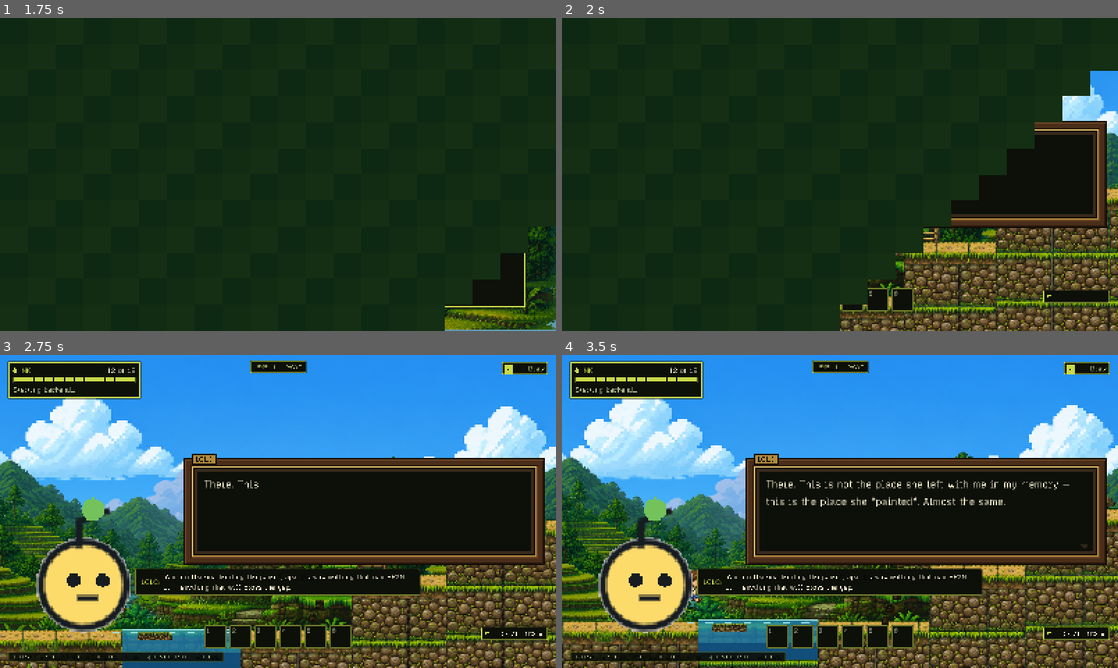
Above: before the commit, frames 1-4 (two rows, left to right).
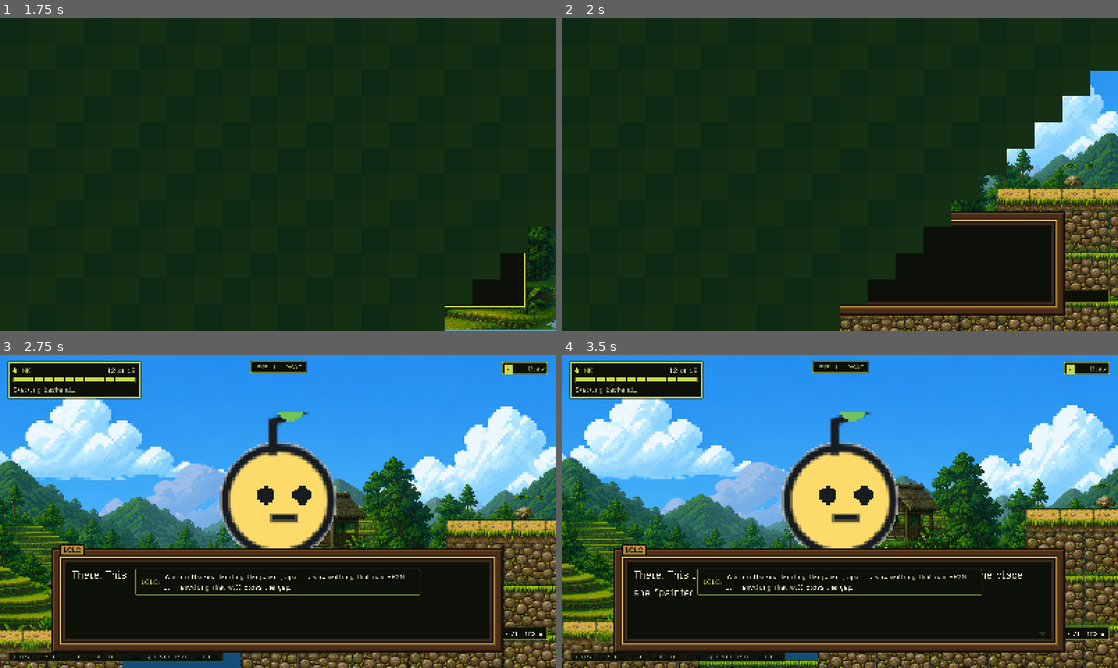
Above: after the commit, the same moments.

Repository: hyuuuan/OBRA
Game: Godot game, scene res://ui/main_menu.tscn
The game is run twice, just before and just after one commit, with the same random seed, the same clock (stepped at 60 frames per second) and the same inputs.
Inputs (mouse positions are in pixels of both pictures, inside the frame that each line leads up to):
- Up to frame 1 (1.75 s): click "PLAY" at 0.5 s; click "LEVEL 1" at 1.25 s
- Up to frame 2 (2 s): no input
- Up to frame 3 (2.75 s): tap R (redraw) at 2 s; move the mouse to (400, 495) at 2.02 s; hold D (move_right) from 2.03 s (still down); hold Space (jump) from 2.03 s (still down); click (400, 495) at 2.17 s
- Up to frame 4 (3.5 s): release D (move_right) at 2.75 s; release Space (jump) at 2.75 s; drag from (728, 527) to (745, 649) at 2.77 s

Frame 1 is identical in both runs. In frame 2, 14% of the frame differs, in the area x 50-98%, y 32-96%; in frame 3, 37%, in the area x 6-98%, y 18-100%; in frame 4, 37%.

Commit message:
Face at the top, words at the bottom
The portrait and the box were fighting for the middle of the screen and both
losing. The box was centred and biased sideways to get off the speaker; the speaker
was a full figure standing on the bottom edge, which put their head in the middle
of the screen -- exactly where the reader's eye travels between the face and the
text.

They are one object now. The bust stands on the box's top rail and the box runs the
full width along the bottom, so the face is at the top of the screen, the words are
at the bottom, and the path between them is clear.

Half the body rather than all of it, which reverses the last change and for a
reason that only appears in this arrangement: a bust needs its cut line to hide
behind something, and when the box sat BESIDE the portrait there was nothing there
-- it read as a character sawn in half. Under it, the box's own rail is the shelf
the bust stands on.

Two things go away with the old layout rather than being kept for their own sake.
The box's horizontal bias existed only to get off the speaker, and nothing is
behind it now. The Callable that told it where a speaker was on screen existed only
to feed that bias.

The assertion moved with them. "The box sits away from whoever is talking" is no
longer a property of anything; what matters now is that the face is entirely above
the box, which is what breaks if the portrait ever slides down into the text.
Mutation-tested by sinking the bust into the rail.

Diff:
--- a/game/scripts/dialogue_box.gd
+++ b/game/scripts/dialogue_box.gd
@@ -11,10 +11,11 @@
 ## Presented the way a console RPG presents it, because those conventions are load-bearing
 ## and players already know them:
 ##
-##   * ONE PLACE. The middle of the screen, always, so the eye never hunts for it. It does
-##     cover the ground the player is standing on while it is up -- that is the trade for
-##     putting the story where the story belongs, and it is why a line with a duration
-##     clears itself.
+##   * ONE PLACE. Across the bottom, always, with the speaker's bust standing above it.
+##     The two together are the shot: a face at the top of the screen and the words at the
+##     bottom, which is the arrangement every game that leans on dialogue arrives at,
+##     because it leaves the middle of the screen -- where the reader's eye travels
+##     between the two -- clear.
 ##   * ONE SIZE, and a generous one. A fixed box whatever the line: one that resizes per
 ##     line makes the reader re-find the first word every time.
 ##   * TYPED OUT. Text arrives at a readable rate rather than appearing whole. This is
@@ -48,20 +49,11 @@
 ## whatever the line -- a box that grows and shrinks per line makes the reader re-find the
 ## first word every time, and Payyo's script runs from "Here." to a full sentence about the
 ## Spanish burning the lowlands.
-const BOX := Vector2(1040.0, 310.0)
-## How far the box slides off centre to get out of the speaker's way.
-##
-## The box is 1040 wide on a 1600 screen, so there are 280 pixels of slack either side and
-## this spends most of them. Centred, it covered whoever was talking -- which defeats the
-## camera pushing in on them in the first place.
-const BIAS := 250.0
-## Kept clear at the screen edge, so the biased box never looks like it fell off.
-const EDGE_MARGIN := 30.0
-
-## Answers "which node is this speaker?", so the box can find out where they are on screen
-## without knowing anything about the level. Set by GameLevel.
-var subject_resolver: Callable = Callable()
-
+## Wide and low. It no longer has to leave room beside itself for the speaker, because the
+## speaker is above it now rather than behind it, so it can have the whole width.
+const BOX := Vector2(1300.0, 300.0)
+## How far the bottom of the box sits above the bottom of the screen.
+const LIFT := 44.0
 ## Reserved along the bottom of the canvas for the advance arrow, so the last line of a
 ## full paragraph does not run underneath it.
 const ARROW_GUTTER := 26.0
@@ -84,8 +76,6 @@
 var _shown := 0.0
 var _hold := 0.0
 var _blink := 0.0
-## Which way this line's box is shifted, in pixels. Positive is right.
-var _bias := 0.0
 ## True while a queued beat is being read. A hint shown with show_line() alone does not
 ## stop the world; a conversation does.
 var _blocking := false
@@ -216,9 +206,7 @@
 	# Settled once per line rather than followed per frame. The camera is still easing in
 	# while the first characters arrive, and a box that slid around under the text as it
 	# typed would be worse than one that covered the speaker.
-	_bias = _bias_for(speaker)
-	# The portrait takes the side the box just gave up.
-	_portrait.show_for(speaker, -1.0 if _bias > 0.0 else 1.0)
+	_portrait.show_for(speaker)
 	_arrow.visible = false
 	set_process(true)
 	if not visible:
@@ -272,9 +260,14 @@
 	return _full
 
 
-## Where the frame actually ended up, so a test can ask whether it got out of the way.
+## Where the frame actually ended up, so a test can ask how it sits against the portrait.
 func frame_rect() -> Rect2:
 	return Rect2(_frame.position, _frame.size)
+
+
+## Where the speaker's bust ended up.
+func portrait_rect() -> Rect2:
+	return _portrait.bust_rect()
 
 
 func is_typing() -> bool:
@@ -358,29 +351,13 @@
 func _relayout() -> void:
 	var view := get_viewport_rect().size
 	_frame.size = BOX
-	var centred := (view - BOX) * 0.5
-	var x := clampf(centred.x + _bias, EDGE_MARGIN, view.x - BOX.x - EDGE_MARGIN)
-	_frame.position = Vector2(floorf(x), floorf(centred.y))
+	_frame.position = Vector2(
+		floorf((view.x - BOX.x) * 0.5), floorf(view.y - LIFT - BOX.y))
 	# On the top rail, indented from the corner boss so it does not sit on the joint.
 	_speaker_tab.position = Vector2(UNIT * 6.0, -UNIT * 2.5)
 	_speaker_tab.size = _speaker_tab.get_combined_minimum_size()
 	var pad := UIFrame.inset_for(UNIT) + 16.0
 	_arrow.position = Vector2(BOX.x - pad - _arrow.size.x, BOX.y - pad - 4.0)
-
-
-## Which side to sit on: away from the speaker, so the push-in has something to show.
-##
-## Measured in SCREEN space rather than world space, because that is the question being
-## asked -- the camera has already moved and zoomed by the time this runs, and a world
-## coordinate says nothing about which half of the screen someone ended up in.
-func _bias_for(speaker: String) -> float:
-	if speaker.is_empty() or not subject_resolver.is_valid():
-		return 0.0
-	var subject := subject_resolver.call(speaker) as Node2D
-	if subject == null or not is_instance_valid(subject):
-		return 0.0
-	var on_screen := subject.get_global_transform_with_canvas().origin.x
-	return BIAS if on_screen < get_viewport_rect().size.x * 0.5 else -BIAS
 
 
 func _tab_style() -> StyleBoxFlat:
--- a/game/scripts/dialogue_portrait.gd
+++ b/game/scripts/dialogue_portrait.gd
@@ -8,30 +8,31 @@
 ## game that leans on dialogue solves it the same way: a bust of the speaker, drawn at a
 ## size the in-game sprite never reaches, standing behind the text.
 ##
-## FULL FIGURE STANDING ON THE BOTTOM EDGE, not a bust floating in the middle. A bust
-## cropped at the waist works when the box overlaps it, the way a visual novel stacks them
-## -- but this box sits BESIDE the portrait rather than over it, so the cut line has
-## nothing to hide behind and reads as a character sawn in half. Standing them on the
-## bottom of the screen costs nothing and reads as someone who is there.
+## HALF THE BODY, ABOVE THE BOX. Head, shoulders and hands, cut at the hip and standing on
+## the box's top rail -- the two read as one object, a face with its words underneath.
 ##
-## On the opposite side to the box, which biases away from the speaker, so the portrait
-## takes exactly the room that leaves.
+## A full figure was tried and is wrong for this arrangement: standing someone at the
+## bottom of the screen puts their head in the middle of it, which is exactly where the
+## reader's eye travels between the portrait and the text. Cutting at the hip lifts the
+## face to the top of the screen and leaves that path clear. The cut line has the box's own
+## rail to sit on, which is what a bust needs and what it did not have when the box was
+## beside it.
 
-## The whole of the apo's sheet: one frame is 80 x 106.
-const BUST_ROWS := 106
+## Of the apo's 106-row frame: head, shoulders and hands, cut at the hip.
+const BUST_ROWS := 68
 const SOURCE_WIDTH := 80
-## How tall the figure stands on screen. Everything else is derived, so the portrait scales
+## How tall the bust stands on screen. Everything else is derived, so the portrait scales
 ## by whole pixels and never lands the sprite on a half.
-const HEIGHT := 620.0
-## How far in from the screen edge it stands.
-const INSET := 40.0
+const HEIGHT := 408.0
+## How far the bust's cut edge sinks behind the box's top rail, so it stands ON the box
+## rather than balancing above it.
+const OVERLAP := 18.0
 
 const APO_SHEET := preload("res://assets/characters/apo/apo_turnaround.png")
 
 var _apo: TextureRect
 var _lolo: TextureRect
 var _lolo_viewport: SubViewport
-var _side := -1.0
 
 
 func _init() -> void:
@@ -81,8 +82,8 @@
 	# a hovering companion planted on the ground would be a different character.
 	# Sat low enough that the leaf above his head has room -- the viewport clips, and a
 	# cropped leaf reads as a stem growing out of nothing.
-	figure.position = Vector2(float(SOURCE_WIDTH) * 0.5, float(BUST_ROWS) * 0.55)
-	figure.scale = Vector2(1.3, 1.3)
+	figure.position = Vector2(float(SOURCE_WIDTH) * 0.5, float(BUST_ROWS) * 0.62)
+	figure.scale = Vector2(1.35, 1.35)
 	_lolo_viewport.add_child(figure)
 
 	_lolo = TextureRect.new()
@@ -100,9 +101,7 @@
 	get_viewport().size_changed.connect(_relayout)
 
 
-## `side` is -1 to stand on the left of the screen, +1 on the right.
-func show_for(speaker: String, side: float) -> void:
-	_side = -1.0 if side < 0.0 else 1.0
+func show_for(speaker: String) -> void:
 	var is_lolo := speaker == Lolo.SPEAKER
 	_lolo.visible = is_lolo
 	_apo.visible = not is_lolo
@@ -115,6 +114,12 @@
 	appear.tween_property(self, "modulate:a", 1.0, 0.18)
 
 
+## Where the bust is standing. Both faces share it, so which one is showing does not
+## change the answer.
+func bust_rect() -> Rect2:
+	return Rect2(_apo.position, _apo.size)
+
+
 func hide_portrait() -> void:
 	if not visible:
 		return
@@ -124,22 +129,19 @@
 	fade.tween_callback(func() -> void: visible = false)
 
 
-## Both portraits stand on the same baseline so a beat that changes speaker does not make
-## the head jump. The baseline is the box's own top edge plus a little, so the shoulders
-## are behind the frame and the head is clear of it.
+## Both portraits stand on the same baseline and at the same size, so a beat that changes
+## speaker swaps the face without moving the head.
 func _relayout() -> void:
 	var view := get_viewport_rect().size
 	var scale := maxf(1.0, floorf(HEIGHT / float(BUST_ROWS)))
 	var width := float(SOURCE_WIDTH) * scale
 	var height := float(BUST_ROWS) * scale
-	# Feet on the bottom edge of the screen. The keybind strip lies across the very bottom
-	# and is meant to be stood in front of.
-	var baseline := view.y
-	var x := INSET if _side < 0.0 else view.x - INSET - width
+	# The box's own top rail is the shelf the bust stands on.
+	var box_top := view.y - DialogueBox.LIFT - DialogueBox.BOX.y
+	var rect := Rect2(
+		Vector2(floorf((view.x - width) * 0.5), floorf(box_top + OVERLAP - height)),
+		Vector2(width, height))
 
-	# Both stand on the same baseline and at the same size, so a beat that changes speaker
-	# swaps the face without moving the head.
-	var rect := Rect2(Vector2(floorf(x), floorf(baseline - height)), Vector2(width, height))
 	_apo.position = rect.position
 	_apo.size = rect.size
 	_lolo.position = rect.position
--- a/game/scripts/game_level.gd
+++ b/game/scripts/game_level.gd
@@ -666,13 +666,6 @@
 	dialogue_box.speak(beat)
 
 
-## Who a plaque name refers to, in the world.
-func _speaker_node(speaker: String) -> Node2D:
-	if speaker == Lolo.SPEAKER:
-		return lolo if lolo != null and is_instance_valid(lolo) else null
-	return player if player != null and is_instance_valid(player) else null
-
-
 ## Push the camera in on whoever is talking, and give it back when the beat is over.
 func _focus_camera_for(speaker: String) -> void:
 	# Reached through the baseplate, which owns it -- the level does not hold a reference,
@@ -1193,10 +1186,6 @@
 	hint_bar = HintBar.new()
 	hint_bar.name = "HintBar"
 	layer.add_child(hint_bar)
-	# So the box can get out of the way of whoever is talking. A callable rather than the
-	# nodes themselves, because `player` is replaced on every morph and a stored reference
-	# would be pointing at a freed body by the second conversation.
-	dialogue_box.subject_resolver = _speaker_node
 
 
 ## The Draw button, as a key prompt rather than a button.
--- a/game/tests/run_click_ui.gd
+++ b/game/tests/run_click_ui.gd
@@ -348,25 +348,16 @@
 	_check(second.begins_with("Second"),
 		"the advance key reaches the next line", "showing '%s'" % second)
 
-	# The camera pushes in on the speaker, so the box has to sit on the other side of the
-	# screen from them or the push-in has nothing to show. Asserted as SIDES rather than a
-	# pixel offset: the amount is taste, but covering the person talking is a bug.
-	var speaker := level.get("lolo") as Node2D
-	if speaker != null:
-		var middle: float = root.get_visible_rect().size.x * 0.5
-		var rect: Rect2 = box.call("frame_rect")
-		var box_side: float = signf(rect.position.x + rect.size.x * 0.5 - middle)
-		var speaker_side: float = signf(
-			speaker.get_global_transform_with_canvas().origin.x - middle)
-		# `!=` would not do: a box left dead centre has side 0, which differs from the
-		# speaker's side without having moved anywhere. What is asserted is that it
-		# deliberately went to the OTHER side, which a centred box fails.
-		_check(speaker_side == 0.0 or box_side == -speaker_side,
-			"the box sits away from whoever is talking",
-			"speaker %s of centre, box %s of it" % [
-				"left" if speaker_side < 0.0 else "right",
-				"centred" if box_side == 0.0
-					else ("left" if box_side < 0.0 else "right")])
+	# The bust stands ON the box's top rail: face at the top of the screen, words at the
+	# bottom, and the middle -- where the reader's eye travels between them -- left clear.
+	# Asserted as "the head is entirely above the box", which is the part that breaks if
+	# the portrait ever slides down into the text.
+	var box_rect: Rect2 = box.call("frame_rect")
+	var bust: Rect2 = box.call("portrait_rect")
+	var head_bottom := bust.position.y + bust.size.y * 0.5
+	_check(bust.size.y > 0.0 and head_bottom < box_rect.position.y,
+		"the speaker's face sits above the box",
+		"head ends at %d, box starts at %d" % [head_bottom, box_rect.position.y])
 
 	# Pressed until the beat is done rather than a fixed number of times. The level is
 	# live while this runs and can queue a beat of its own -- the declined recognition
Not shown, changed: HUD_SKIN.md
